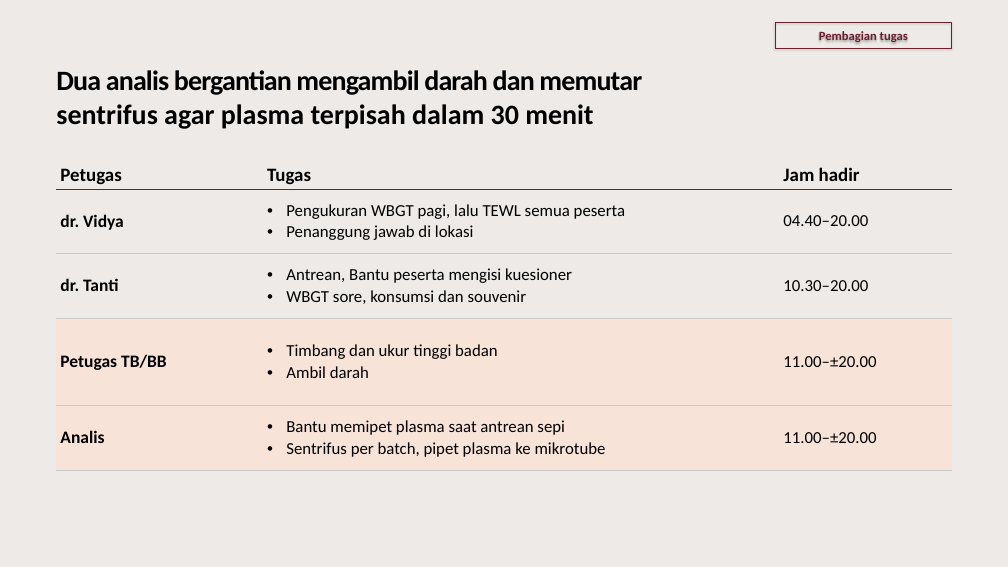
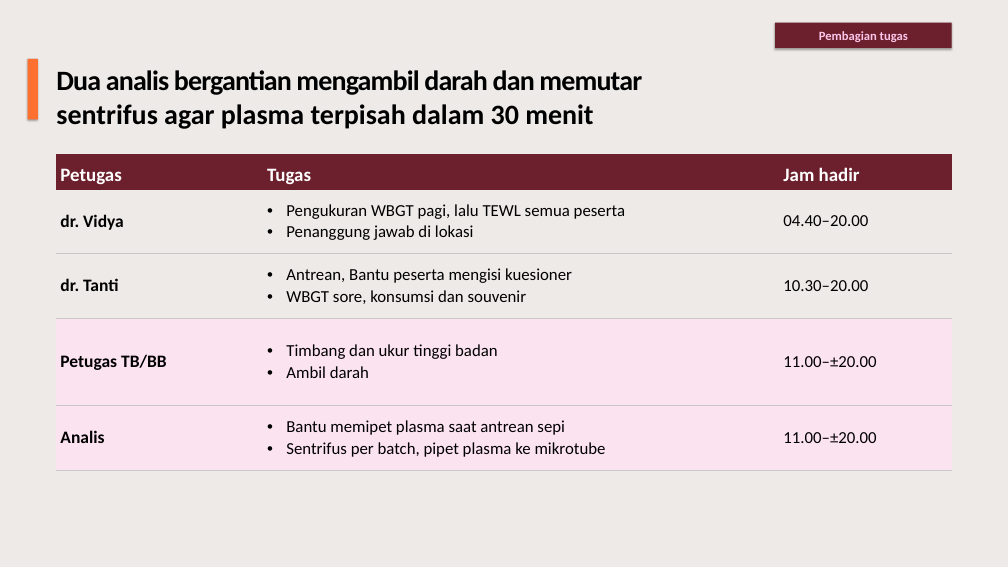
Before and after one commit to myrinne/ClaudeCode-Output, a slide deck: slide 9 of Techmeet Vendor Tesis/Techmeet Vendor - Hari H.pptx. Drawn at 1008x567 pixels with LibreOffice and Linux fonts; fonts in the diff are those of the drawing. Boxes give left, top, right and bottom in pixels: in the first picture for what was removed or moved away, otherwise in the second. Text is boxed around its words. In the diff, an @@ line names an element or a change of style, - is before the commit and + after.

```diff
--- a/Techmeet Vendor Tesis/Techmeet Vendor - Hari H.pptx
+++ b/Techmeet Vendor Tesis/Techmeet Vendor - Hari H.pptx
@@ rectangle "Pembagian tugas" at (x1=775, y1=23, x2=952, y2=48): text colour #6C202D to #FDC6E9; fill none to #6C202D; outline #6C202D 0.75 pt to none @@
@@ rectangle added at (x1=28, y1=59, x2=38, y2=119), fill #FE702F @@
@@ table at (x1=56, y1=154, x2=952, y2=470) @@
@@ fill none to #6C202D in row 1 @@
@@ fill #F7E3D8 to #FCE3F0 in 6 cells @@
@@ text colour #000000 to #FFFFFF in "Petugas", "Tugas", "Jam hadir" @@
```
Also in this commit, not shown: 9 other slides changed, 1 other file.
